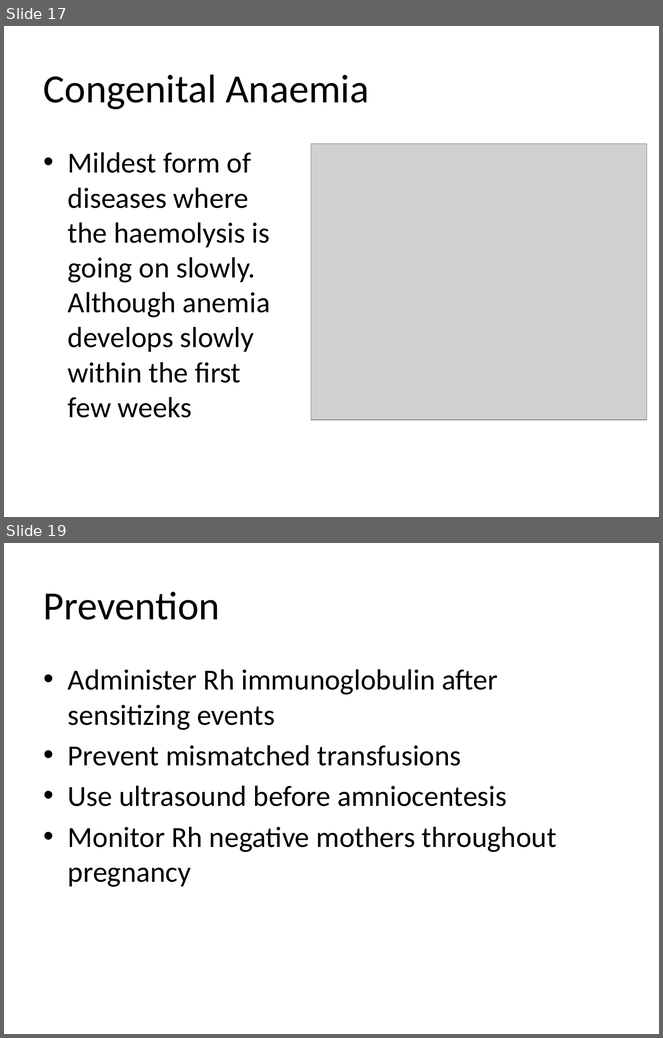
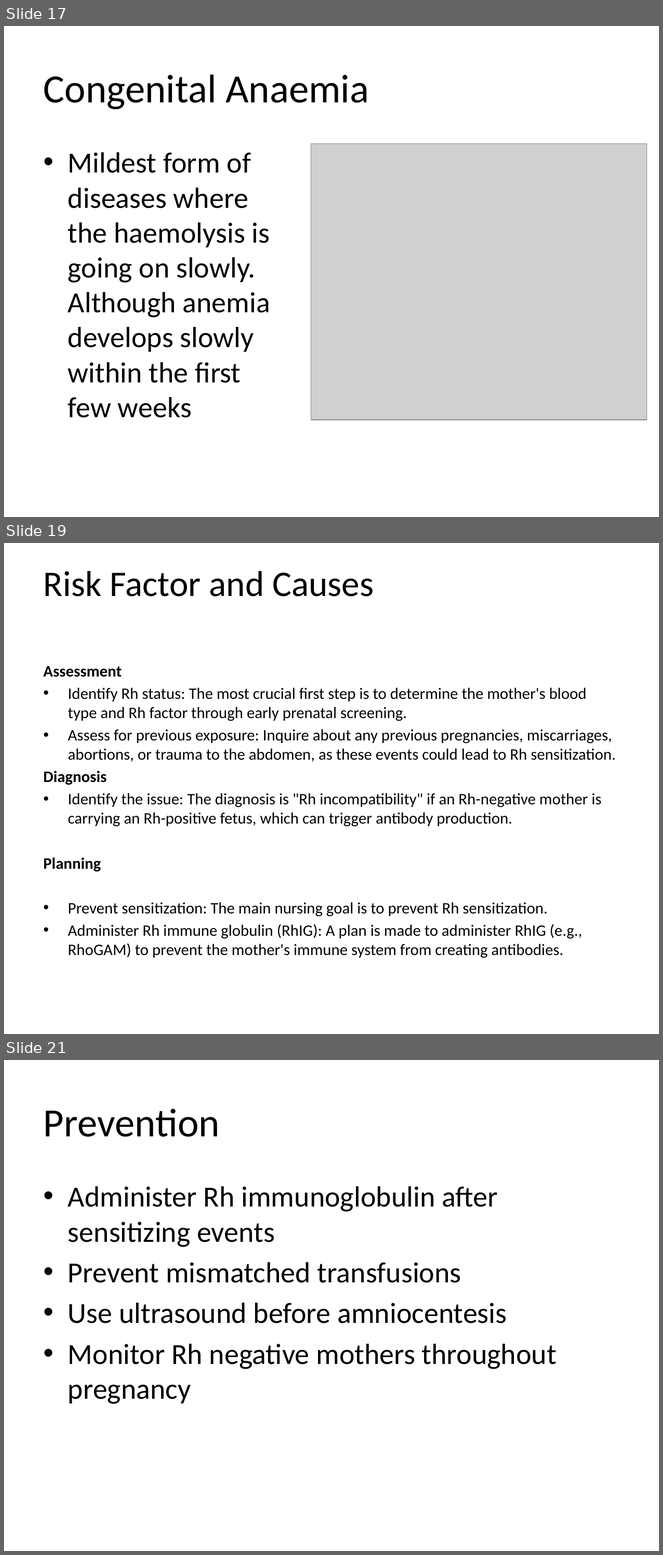
Before and after one commit to wahlanglarisa/springboot_practice, a slide deck: Rh Incompatibility.pptx. Shown one above the other, each under a label of ours: slides 17 and 19 before the commit, slides 17, 19 and 21 after it; the slides between them are not shown. The pictures are 663x1038 and 663x1555 pixels, drawn with LibreOffice and Linux fonts; fonts in the diff are those of the drawing; grey boxes stand for pictures. Boxes give left, top, right and bottom in pixels: in the first picture for what was removed or moved away, otherwise in the second. Text is boxed around its words. In the diff, an @@ line names an element or a change of style, - is before the commit and + after.

```diff
--- a/Rh Incompatibility.pptx
+++ b/Rh Incompatibility.pptx
@@ slide 19 added at box(4, 543, 659, 1034), background #FFFFFF @@
@@ title added at box(44, 571, 374, 597), 39.6 pt, text #000000 @@
+Risk Factor and Causes
@@ text added at box(44, 666, 616, 958), 17.6 pt, text #000000 @@
+Assessment
+• Identify Rh status: The most crucial first step is to determine the mother's blood type and Rh factor through early prenatal screening.
+• Assess for previous exposure: Inquire about any previous pregnancies, miscarriages, abortions, or trauma to the abdomen, as these events could lead to Rh sensitization.
+Diagnosis
+• Identify the issue: The diagnosis is "Rh incompatibility" if an Rh-negative mother is carrying an Rh-positive fetus, which can trigger antibody production.
+Planning
+• Prevent sensitization: The main nursing goal is to prevent Rh sensitization.
+• Administer Rh immune globulin (RhIG): A plan is made to administer RhIG (e.g., RhoGAM) to prevent the mother's immune system from creating antibodies.
@@ what was slide 19 is now slide 21 @@
```
Also in this commit, not shown: 5 slides changed, 2 other slides added, 9 other files.
